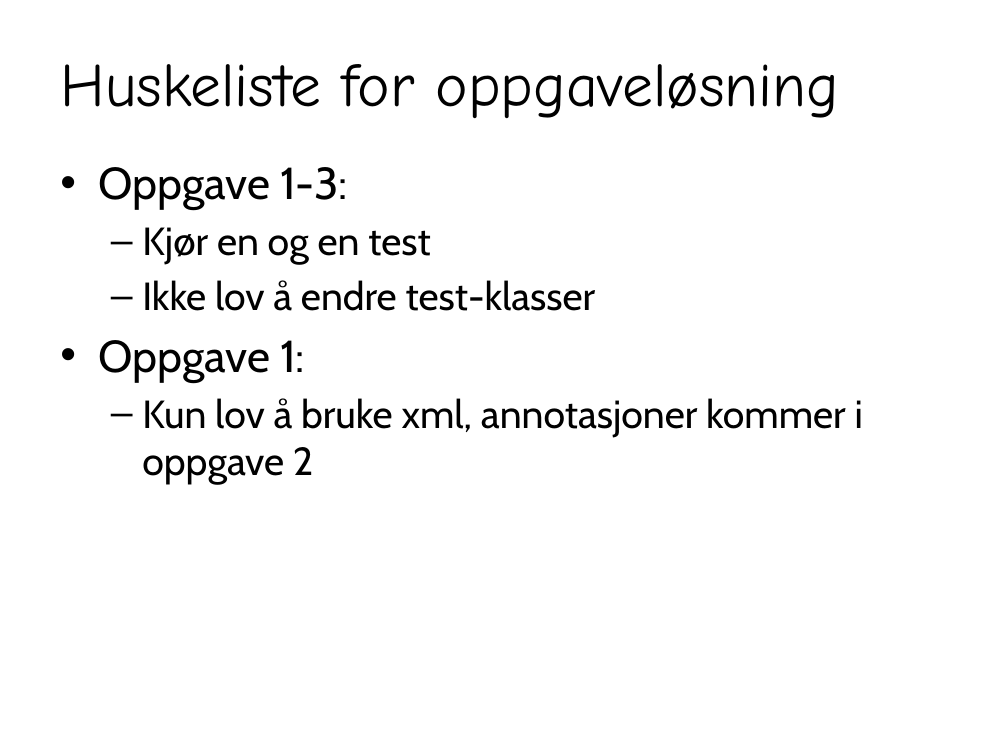
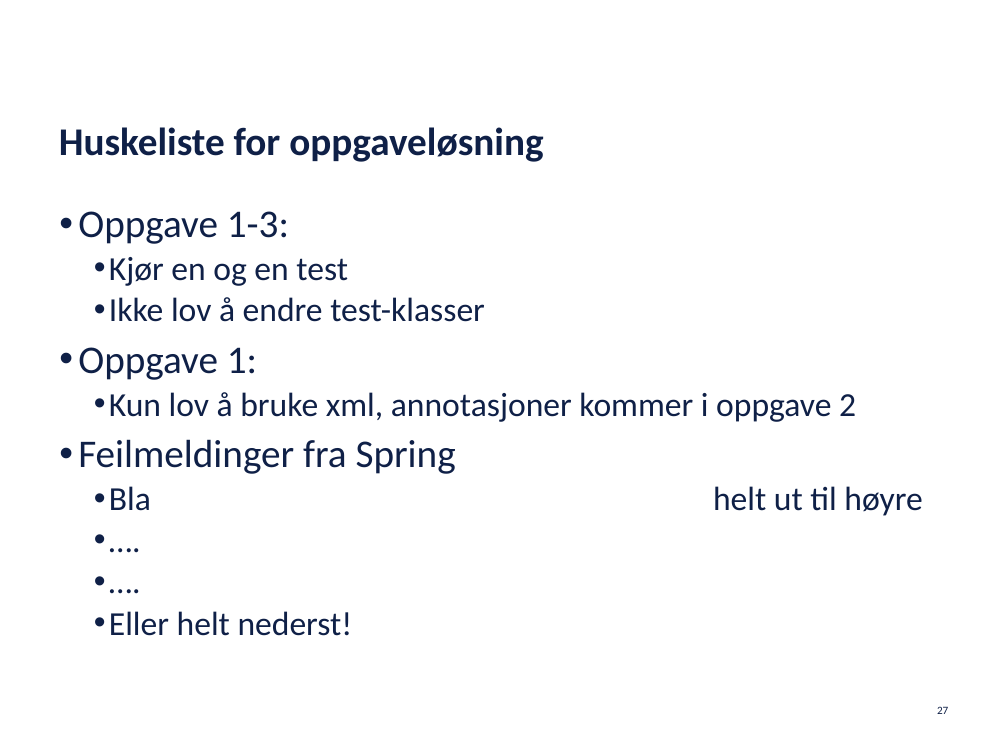
Before and after one commit to netcompanyno/springKurs, a slide deck: slide 27 of adm/Spring.pptx. Drawn at 1008x756 pixels with LibreOffice and Linux fonts; fonts in the diff are those of the drawing; background and template pictures are left out. Boxes give left, top, right and bottom in pixels: in the first picture for what was removed or moved away, otherwise in the second. Text is boxed around its words. In the diff, an @@ line names an element or a change of style, - is before the commit and + after.

```diff
--- a/adm/Spring.pptx
+++ b/adm/Spring.pptx
@@ title "Huskeliste for oppgaveløsning" moved from (x1=60, y1=64, x2=840, y2=118) to (x1=59, y1=127, x2=543, y2=162) @@
@@ title "Huskeliste for oppgaveløsning" at (x1=59, y1=127, x2=543, y2=162): size 44 to 28 pt, font Comic Neue to Calibri, text colour #000000 to #0F2047, bold on; line spacing 1 to 23pt; vertical alignment middle to bottom @@
@@ text "Oppgave 1-3:" moved from (x1=98, y1=167, x2=863, y2=484) to (x1=78, y1=211, x2=922, y2=516) @@
@@ text at (x1=78, y1=211, x2=856, y2=422): size 32 to 28 pt in "Oppgave 1-3:", "Oppgave 1:"; font Cabin to Calibri, text colour #000000 to #0F2047 in "Oppgave 1-3:", "Kjør en og en test", "Ikke lov å endre test-klasser", "Oppgave 1:" and 1 more places; size 28 to 24 pt in "Kjør en og en test", "Ikke lov å endre test-klasser", "Kun lov å bruke xml, annotasjoner kommer ..."; indent changed; line spacing 1 to 0.9; more space between paragraphs; bullet – to •; less space between paragraphs @@
@@ text at (x1=78, y1=439, x2=922, y2=516): paragraphs added @@
+• Feilmeldinger fra Spring
+  • Bla helt ut til høyre
+  • ….
+  • ….
+  • Eller helt nederst!
@@ page number added at (x1=937, y1=706, x2=948, y2=714), 8 pt, text #0F2047 @@
+27
```
Also in this commit, not shown: 25 other slides changed, 1 slide added, 1 slide removed, 2 other files.
